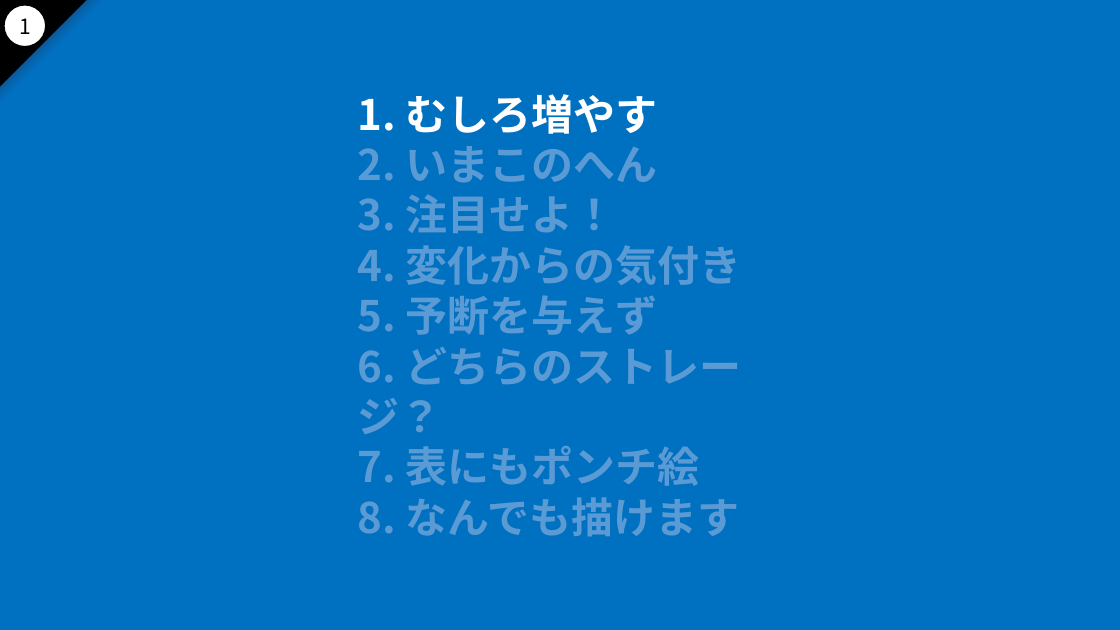
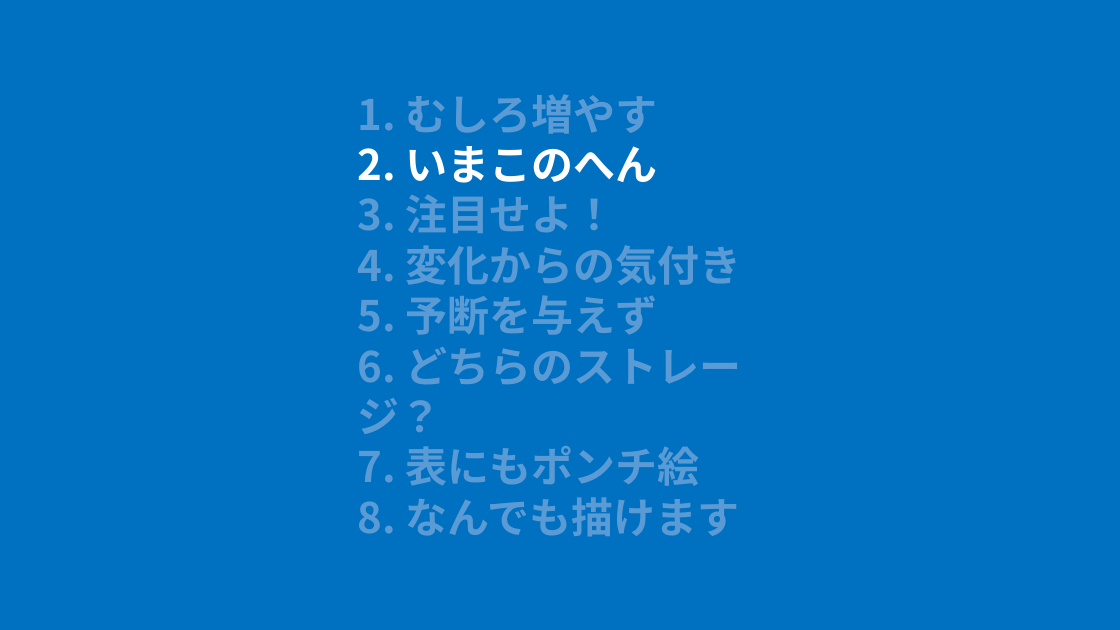
Before and after one commit to nakayama-kazuki/2021, a slide deck: slide 1 of pptx/power-punch-v2.pptx. Drawn at 1120x630 pixels with LibreOffice and Linux fonts; fonts in the diff are those of the drawing. Boxes give left, top, right and bottom in pixels: in the first picture for what was removed or moved away, otherwise in the second. Text is boxed around its words. In the diff, an @@ line names an element or a change of style, - is before the commit and + after.

```diff
--- a/pptx/power-punch-v2.pptx
+++ b/pptx/power-punch-v2.pptx
@@ right triangle removed at box(0, 0, 103, 103) @@
@@ right triangle removed at box(0, 0, 86, 86) @@
@@ ellipse removed at box(4, 5, 46, 47) @@
@@ text removed at box(19, 18, 31, 34) @@
-1
@@ text at box(357, 94, 657, 183): text colour #FFFFFF to #5B9BD5 in "1. むしろ増やす"; text colour #5B9BD5 to #FFFFFF in "2. いまこのへん" @@
```
Also in this commit, not shown: 137 other slides changed, 17 slides added, 4 slides removed.
